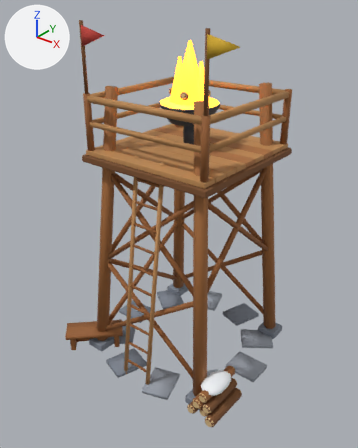
A saved change to the glTF model game/assets3d/buildings/watchtower.glb.
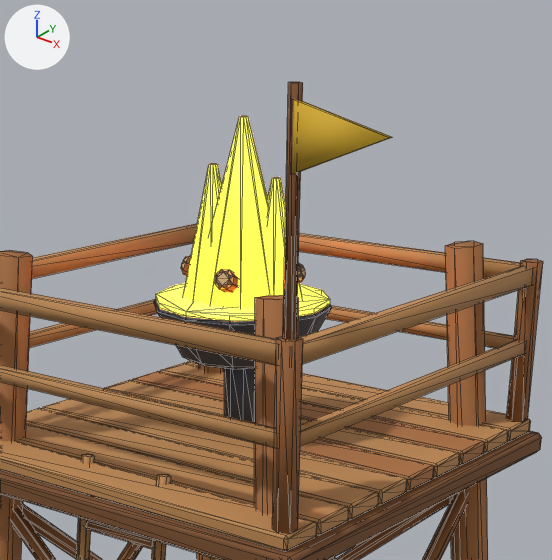
There are two pictures of each version: one whole from a 50 mm lens placed at (4.06, -5.3, 5.36), pointed at (-0.02, -0.2, 2.19), one close up on the part from 30% to 83% of the width and 0% to 43% of the height. The lights are fixed; the arrows at upper left show +X, +Y and +Z. The last two pictures show the newer version. The close-ups show mesh edges as thin lines. Vertices at exactly the same position are counted once.

Objects in the first close-up: 'exterior', 'roof'.
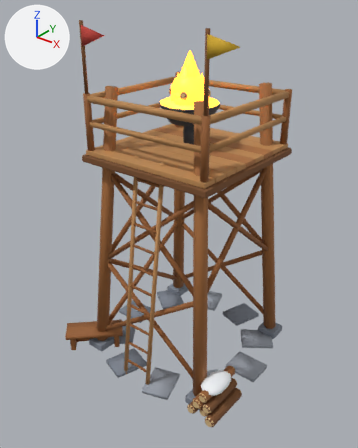
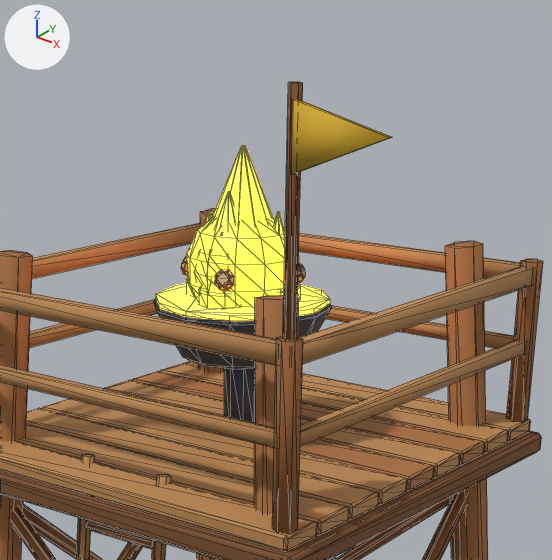
Changed parts and their boxes (x1, y1, x2, y2) in the close-ups (552 x 560 px):
```json
{"part": 1, "of": "me_roof", "change": "added", "after": [194, 270, 217, 282], "on screen": "mostly hidden"}
{"part": 2, "of": "me_roof", "change": "added", "after": [212, 146, 274, 224]}
{"part": 3, "of": "me_roof", "change": "added", "after": [274, 212, 285, 237]}
{"part": 4, "of": "me_roof", "change": "added", "after": [187, 218, 299, 307]}
{"part": 5, "of": "me_roof", "change": "added", "after": [279, 283, 300, 300], "on screen": "mostly hidden"}
{"part": 6, "of": "me_roof", "change": "added", "after": [186, 279, 195, 297], "on screen": "mostly hidden"}
{"part": 7, "of": "me_roof", "change": "added", "after": [199, 285, 237, 308]}
{"part": 8, "of": "me_roof", "change": "deleted", "before": [268, 177, 302, 301]}
{"part": 9, "of": "me_roof", "change": "deleted", "before": [183, 164, 222, 301]}
{"part": 10, "of": "me_roof", "change": "recoloured", "before": [197, 116, 268, 307], "after": [216, 192, 234, 228]}
```

The change, as JSON lines over the scene's bpy script:
```json
{"block": "me_roof", "where": "# used by ob_roof; location = (0.0, 0.0, 0.0)"}
{"op": "remove", "block": "me_roof", "code": "me_roof.from_pydata(...)  # 692 vertices, 1240 faces; spans x -1.05..1.35, y -1.05..1.05, z 3.15..4.95"}
{"op": "add", "block": "me_roof", "code": "me_roof.from_pydata(...)  # 1002 vertices, 1824 faces; spans x -1.05..1.35, y -1.05..1.05, z 3.15..4.95"}
{"block": "me_roof", "change": "me_roof part 1: a new loose piece, a UV sphere (10 segments, 6 rings, poles along z) spanning x -0.15..0.15, y -0.26..0.06, z 3.89..4.25, in mat_e_ember (yellow #e7c051, glowing orange #ffb030)"}
{"block": "me_roof", "change": "me_roof part 2: a new loose piece, a 12-sided cut cone along z (radius 0.22 at the low end, 0.01 at the high end) spanning x -0.22..0.22, y -0.22..0.22, z 4.09..4.59, in mat_e_fire (orange #e77d25, glowing orange #ff8a2a)"}
{"block": "me_roof", "change": "me_roof part 3: a new loose piece, an 8-sided cone pointing to +z spanning x 0.06..0.26, y -0.05..0.15, z 3.99..4.32, in mat_e_fire (orange #e77d25, glowing orange #ff8a2a)"}
{"block": "me_roof", "change": "me_roof part 4: a new loose piece, a UV sphere (12 segments, 7 rings, poles along z) spanning x -0.25..0.25, y -0.25..0.25, z 3.81..4.33, in mat_e_fire (orange #e77d25, glowing orange #ff8a2a)"}
{"block": "me_roof", "change": "me_roof part 5: a new loose piece, a UV sphere (8 segments, 5 rings, poles along z) spanning x 0.06..0.27, y -0.06..0.15, z 3.86..4.08, in mat_e_fire (orange #e77d25, glowing orange #ff8a2a)"}
{"block": "me_roof", "change": "me_roof part 6: a new loose piece, a UV sphere (8 segments, 5 rings, poles along z) spanning x -0.27..-0.06, y -0.14..0.07, z 3.86..4.08, in mat_e_fire (orange #e77d25, glowing orange #ff8a2a)"}
{"block": "me_roof", "change": "me_roof part 7: a new loose piece, a UV sphere (8 segments, 5 rings, poles along z) spanning x -0.09..0.12, y -0.27..-0.06, z 3.86..4.08, in mat_e_fire (orange #e77d25, glowing orange #ff8a2a)"}
{"block": "me_roof", "change": "me_roof part 8: the loose piece of 20 vertices spanning x 0.0..0.26, y -0.07..0.21, z 3.91..4.46 is deleted"}
{"block": "me_roof", "change": "me_roof part 9: the loose piece of 20 vertices spanning x -0.26..0.02, y -0.21..0.09, z 3.91..4.51 is deleted"}
{"block": "me_roof", "change": "me_roof part 10: 36 faces spanning x -0.12..0.12, y -0.23..0.03, z 4.09..4.41 switch from mat_e_fire (orange #e77d25, glowing orange #ff8a2a) to mat_e_ember (yellow #e7c051, glowing orange #ffb030)"}
{"block": "me_roof", "change": "other edits to the shape of me_roof do not show in these pictures"}
```
